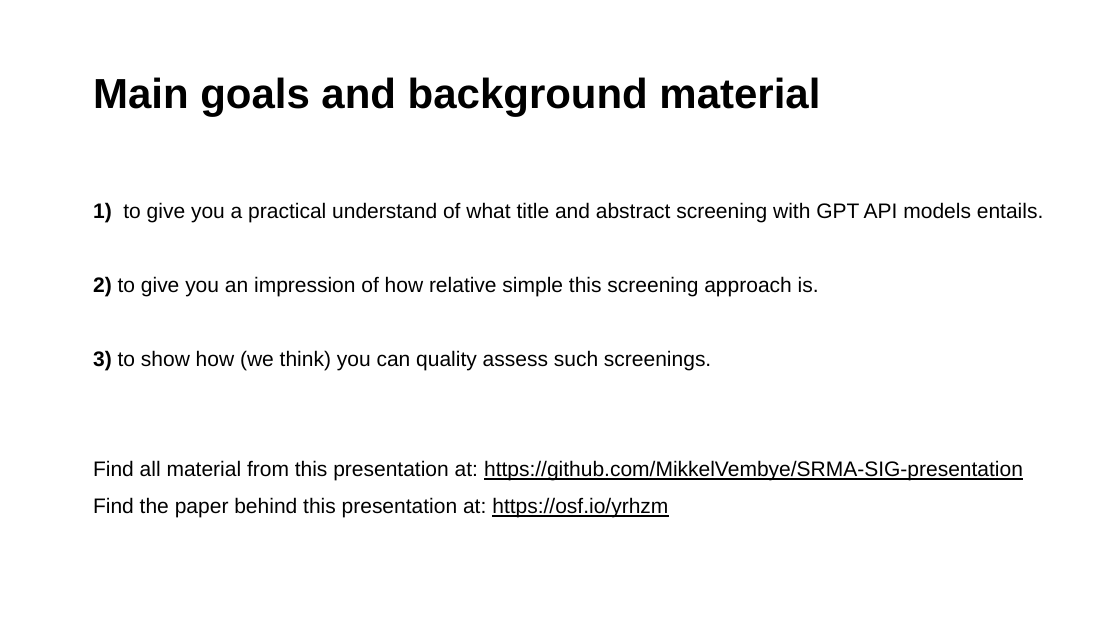
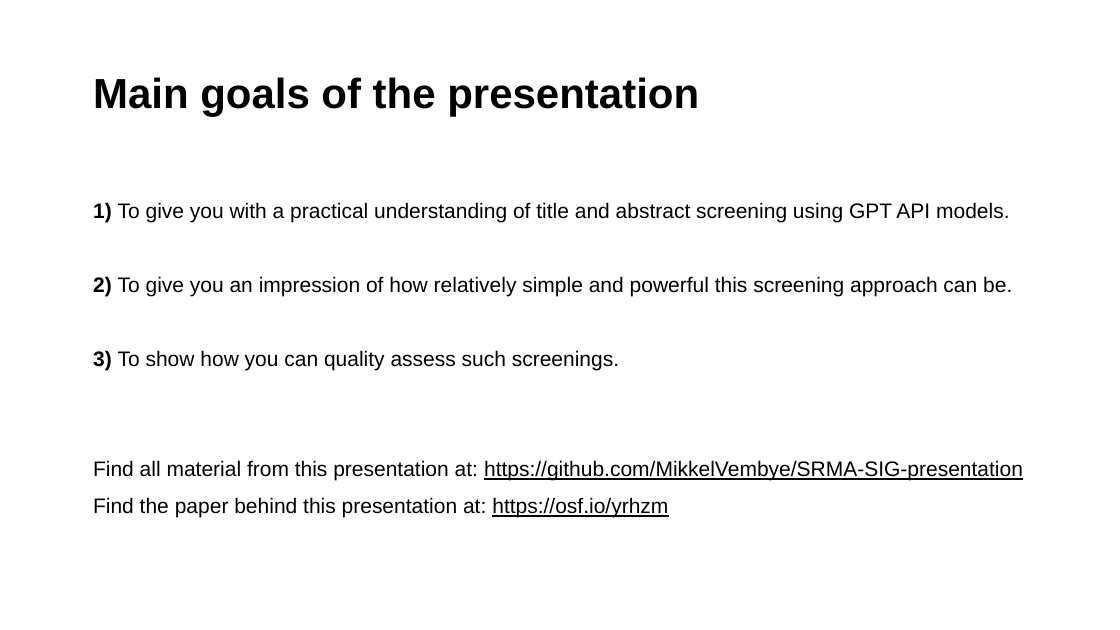
Before and after one commit to MikkelVembye/SRMA-SIG-presentation, a slide deck: slide 2 of SRMA SIG presentation 2024.potx.pptx. Drawn at 1120x630 pixels with LibreOffice and Linux fonts; fonts in the diff are those of the drawing; background and template pictures are left out. Boxes give left, top, right and bottom in pixels: in the first picture for what was removed or moved away, otherwise in the second. Text is boxed around its words. In the diff, an @@ line names an element or a change of style, - is before the commit and + after.

```diff
--- a/SRMA SIG presentation 2024.potx.pptx
+++ b/SRMA SIG presentation 2024.potx.pptx
@@ title at [93, 77, 699, 116]: text changed @@
-Main goals and background material
+Main goals of the presentation
@@ text at [93, 202, 1012, 370]: text changed @@
-1) to give you a practical understand of what title and abstract screening with GPT API models entails.
-2) to give you an impression of how relative simple this screening approach is.
-3) to show how (we think) you can quality assess such screenings.
+1) To give you with a practical understanding of title and abstract screening using GPT API models.
+2) To give you an impression of how relatively simple and powerful this screening approach can be.
+3) To show how you can quality assess such screenings.
```
Also in this commit, not shown: 6 other slides changed, 5 other files.
